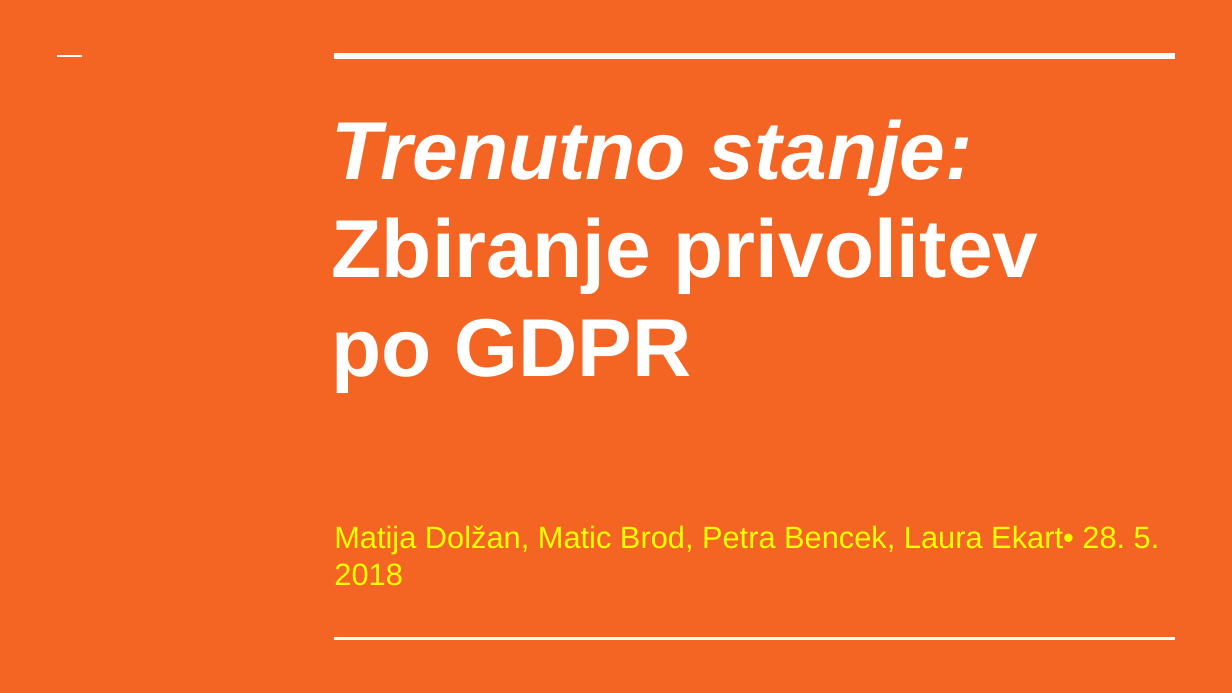
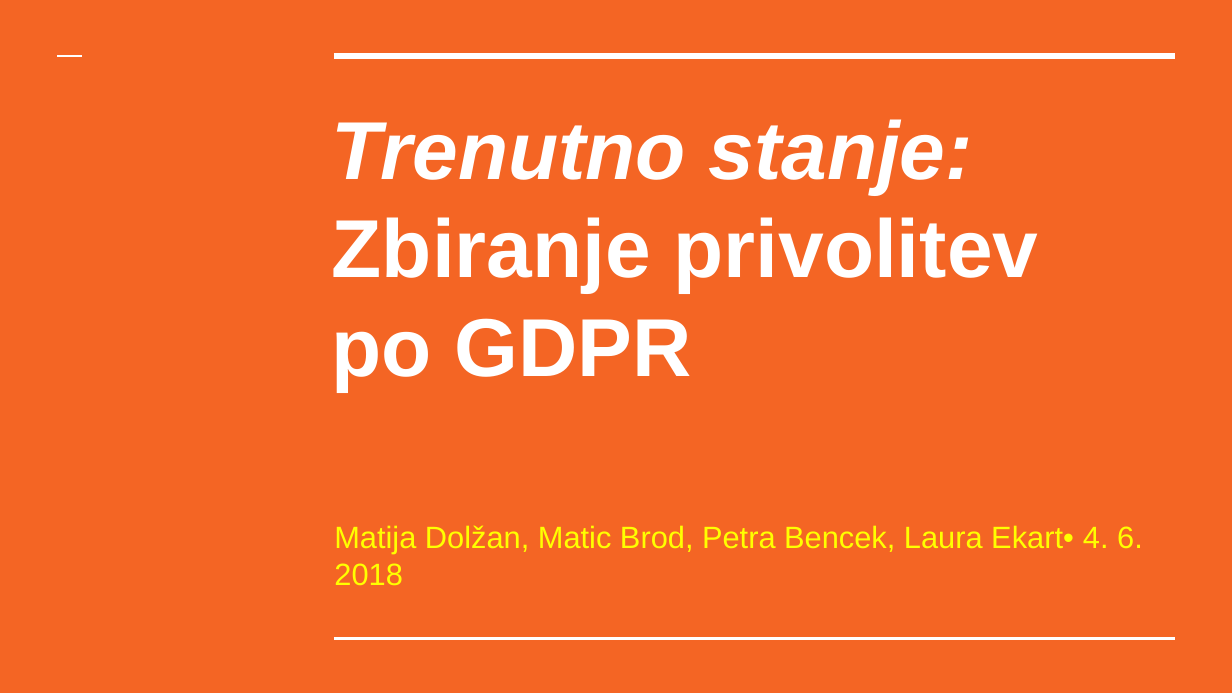
Before and after one commit to MatijaDolzan/Praktikum7, a slide deck: slide 1 of Predstavitve/Praktikum II - Skupina 7 - Teden 3.pptx. Drawn at 1232x693 pixels with LibreOffice and Linux fonts; fonts in the diff are those of the drawing. Boxes give left, top, right and bottom in pixels: in the first picture for what was removed or moved away, otherwise in the second. Text is boxed around its words. In the diff, an @@ line names an element or a change of style, - is before the commit and + after.

Commit message:
Predstavitev

```diff
--- a/Predstavitve/Praktikum II - Skupina 7 - Teden 3.pptx
+++ b/Predstavitve/Praktikum II - Skupina 7 - Teden 3.pptx
@@ subtitle at [334,525,1143,586]: text changed @@
-Matija Dolžan, Matic Brod, Petra Bencek, Laura Ekart• 28. 5. 2018
+Matija Dolžan, Matic Brod, Petra Bencek, Laura Ekart• 4. 6. 2018
```
